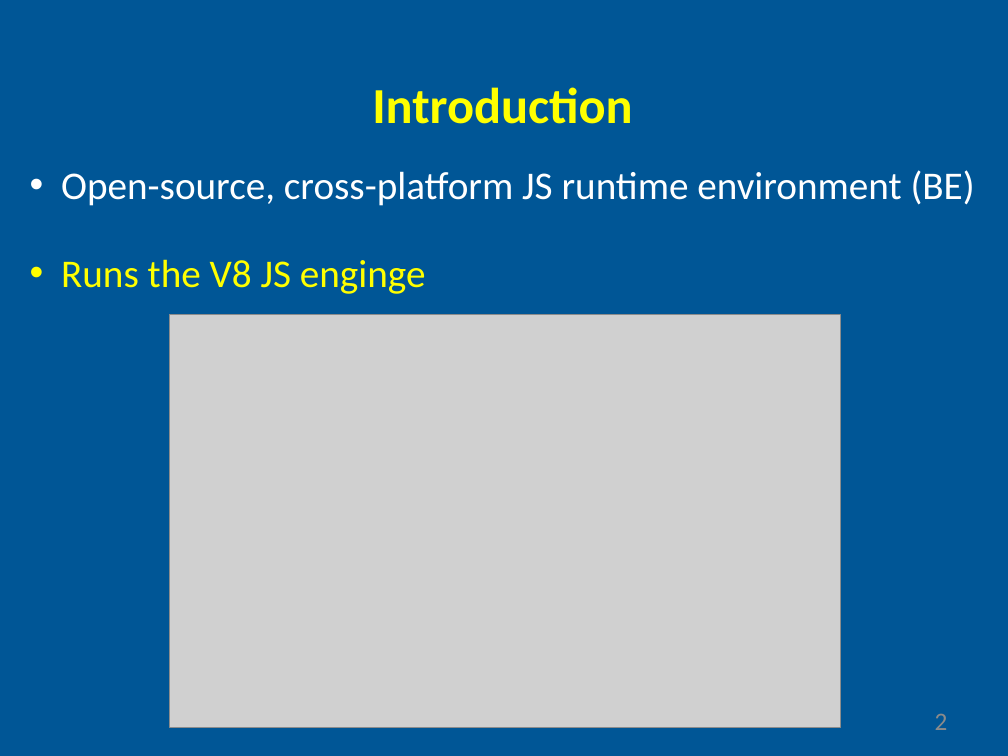
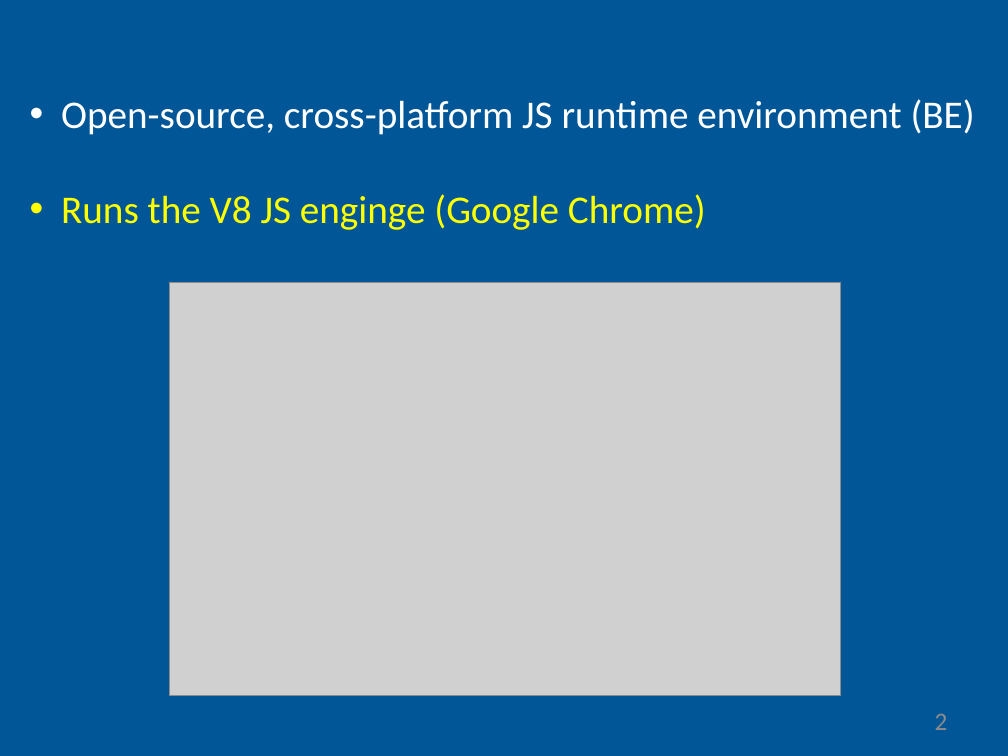
Before and after one commit to gyoryakos/presentations, a slide deck: slide 2 of nodejs.pptx. Drawn at 1008x756 pixels with LibreOffice and Linux fonts; fonts in the diff are those of the drawing; grey boxes stand for pictures. Boxes give left, top, right and bottom in pixels: in the first picture for what was removed or moved away, otherwise in the second. Text is boxed around its words. In the diff, an @@ line names an element or a change of style, - is before the commit and + after.

```diff
--- a/nodejs.pptx
+++ b/nodejs.pptx
@@ text "Open-source, cross-platform JS runtime environment ...": place and size @@
-text "Open-source, cross-platform JS runtime environment ..." at bbox=[61, 170, 975, 206]
+text "Open-source, cross-platform JS runtime environment ..." at bbox=[61, 99, 975, 135]
@@ text removed at bbox=[372, 87, 632, 124] @@
-Introduction
@@ text at bbox=[61, 194, 706, 230]: text changed @@
-• Runs the V8 JS enginge
+• Runs the V8 JS enginge (Google Chrome)
@@ picture: place and size @@
-picture at bbox=[169, 314, 840, 727]
+picture at bbox=[169, 283, 840, 696]
```
Also in this commit, not shown: 1 other slide changed, 1 slide added.
